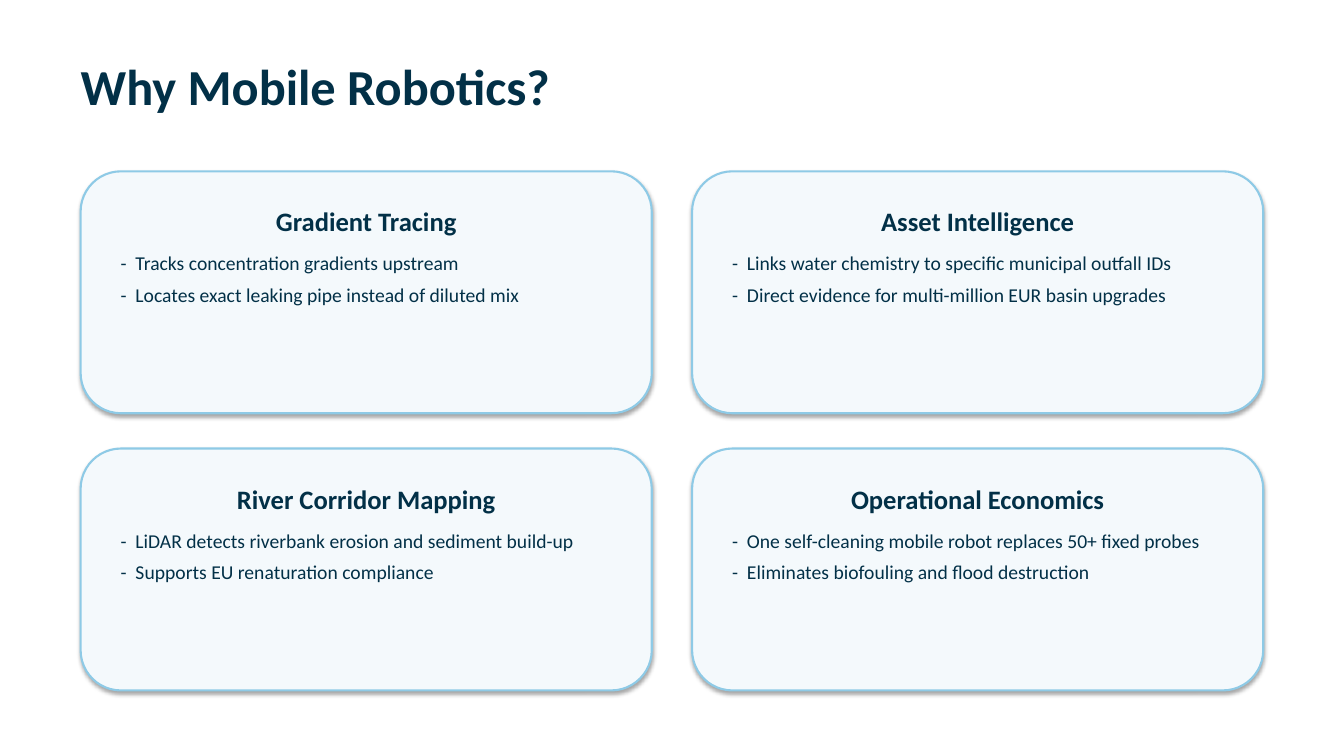
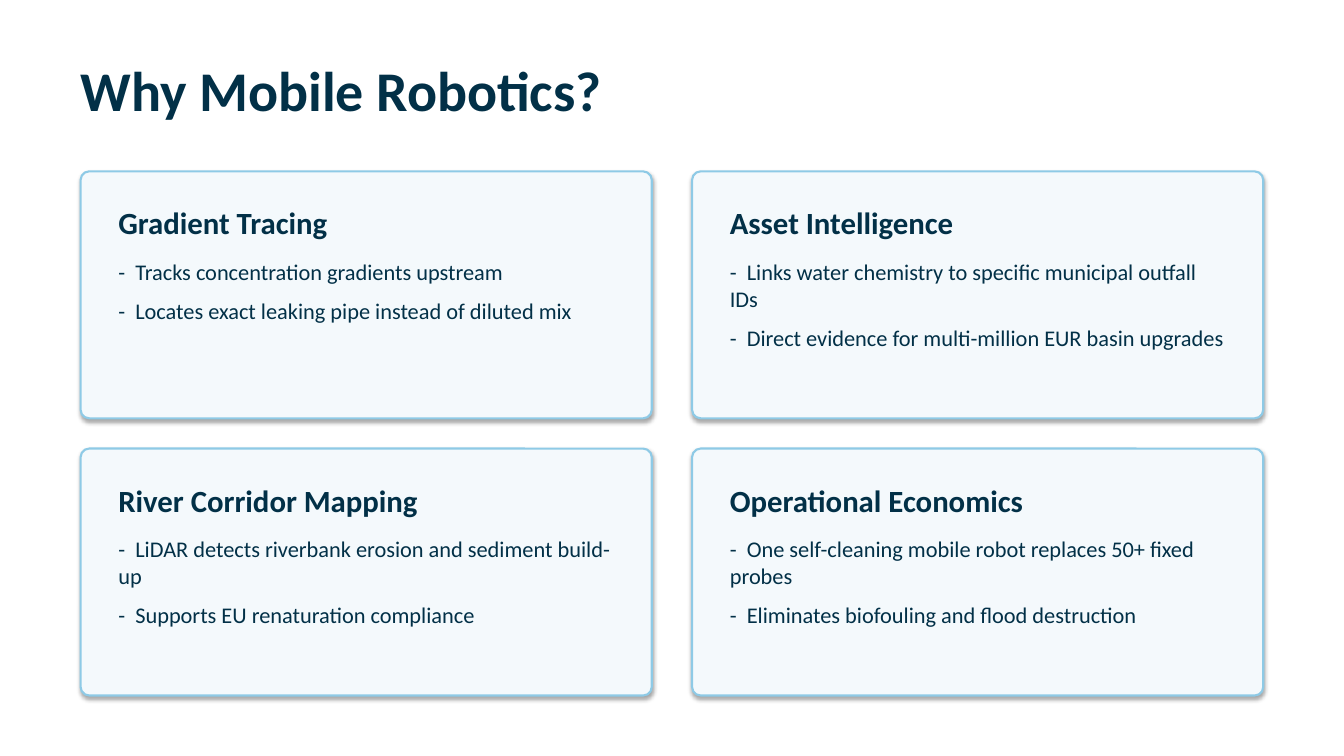
Before and after one commit to PrinzMajkl/Euroteq_Eindhoven_T3, a slide deck: slide 7 of presentation/plumetrace_presentation.pptx. Drawn at 1344x756 pixels with LibreOffice and Linux fonts; fonts in the diff are those of the drawing. Boxes give left, top, right and bottom in pixels: in the first picture for what was removed or moved away, otherwise in the second. Text is boxed around its words. In the diff, an @@ line names an element or a change of style, - is before the commit and + after.

```diff
--- a/presentation/plumetrace_presentation.pptx
+++ b/presentation/plumetrace_presentation.pptx
@@ text "Why Mobile Robotics?" at (81,71,602,120): size 36 to 40 pt @@
@@ rounded rectangle "Gradient Tracing": place and size @@
-rounded rectangle "Gradient Tracing" at (81,171,652,413)
+rounded rectangle "Gradient Tracing" at (81,171,652,418)
@@ rounded rectangle "Gradient Tracing" at (81,171,652,418): size 19 to 22 pt in "Gradient Tracing"; size 14 to 16 pt in "- Tracks concentration gradients upstream", "- Locates exact leaking pipe instead of ..."; alignment centre to left; more space between paragraphs; proportions changed @@
@@ rounded rectangle "Asset Intelligence": place and size @@
-rounded rectangle "Asset Intelligence" at (693,171,1264,413)
+rounded rectangle "Asset Intelligence" at (693,171,1264,418)
@@ rounded rectangle "Asset Intelligence" at (693,171,1264,418): size 19 to 22 pt in "Asset Intelligence"; size 14 to 16 pt in "- Links water chemistry to specific municipal ...", "- Direct evidence for multi-million EUR basin ..."; alignment centre to left; more space between paragraphs; proportions changed @@
@@ rounded rectangle "River Corridor Mapping": place and size @@
-rounded rectangle "River Corridor Mapping" at (81,449,652,691)
+rounded rectangle "River Corridor Mapping" at (81,449,652,696)
@@ rounded rectangle "River Corridor Mapping" at (81,449,652,696): size 19 to 22 pt in "River Corridor Mapping"; size 14 to 16 pt in "- LiDAR detects riverbank erosion and sediment ...", "- Supports EU renaturation compliance"; alignment centre to left; more space between paragraphs; proportions changed @@
@@ rounded rectangle "Operational Economics": place and size @@
-rounded rectangle "Operational Economics" at (693,449,1264,691)
+rounded rectangle "Operational Economics" at (693,449,1264,696)
@@ rounded rectangle "Operational Economics" at (693,449,1264,696): size 19 to 22 pt in "Operational Economics"; size 14 to 16 pt in "- One self-cleaning mobile robot replaces 50+ ...", "- Eliminates biofouling and flood destruction"; alignment centre to left; more space between paragraphs; proportions changed @@
```
Also in this commit, not shown: 6 other slides changed, 2 other files.
